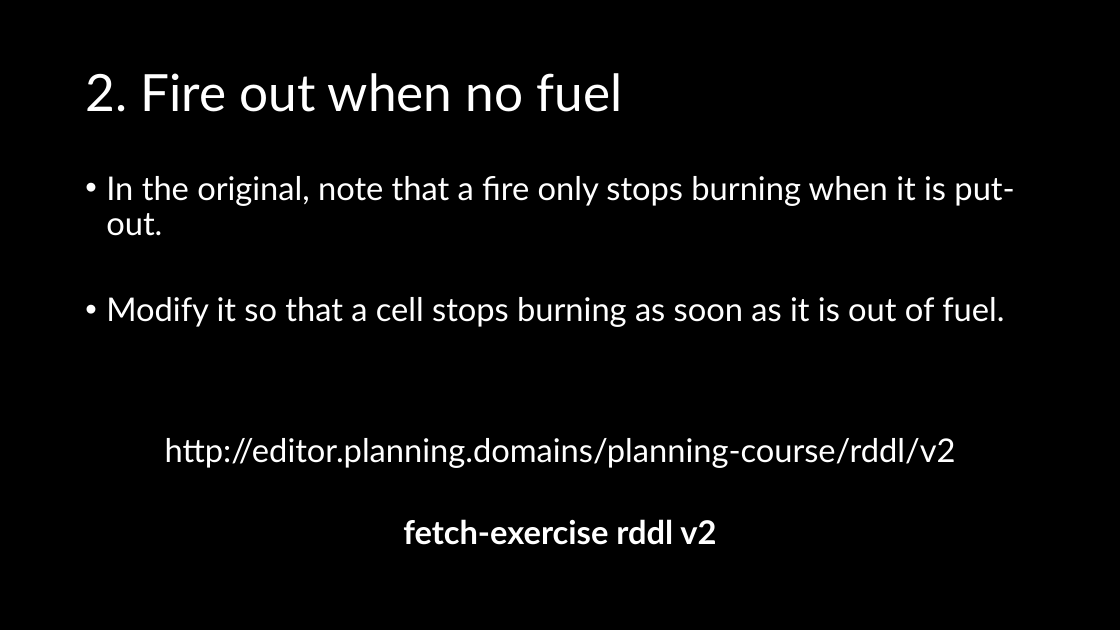
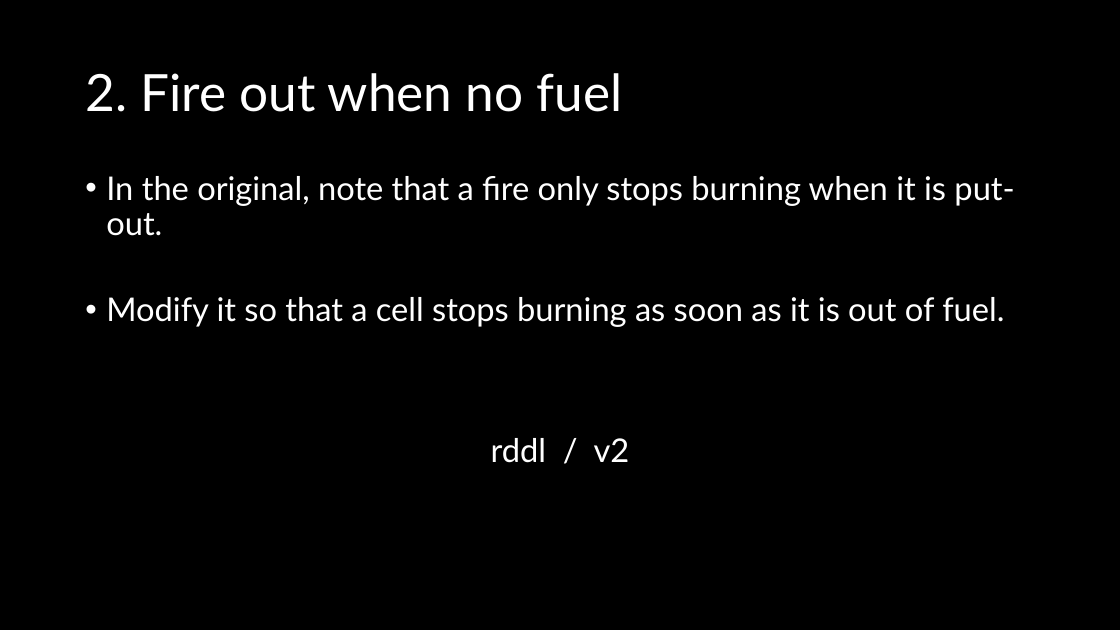
Before and after one commit to AI-Planning/modeling-in-pddl, a slide deck: slide 24 of exercises/cisc-813/rddl/slides.pptx. Drawn at 1120x630 pixels with LibreOffice and Linux fonts; fonts in the diff are those of the drawing. Boxes give left, top, right and bottom in pixels: in the first picture for what was removed or moved away, otherwise in the second. Text is boxed around its words. In the diff, an @@ line names an element or a change of style, - is before the commit and + after.

Commit message:
Updating the readme and slides for fetch-exercise format.

```diff
--- a/exercises/cisc-813/rddl/slides.pptx
+++ b/exercises/cisc-813/rddl/slides.pptx
@@ text at (x1=491, y1=438, x2=630, y2=463): text changed @@
-http://editor.planning.domains/planning-course/rddl/v2
-fetch-exercise rddl v2
+rddl / v2
```
Also in this commit, not shown: 8 other slides changed, 7 other files.
